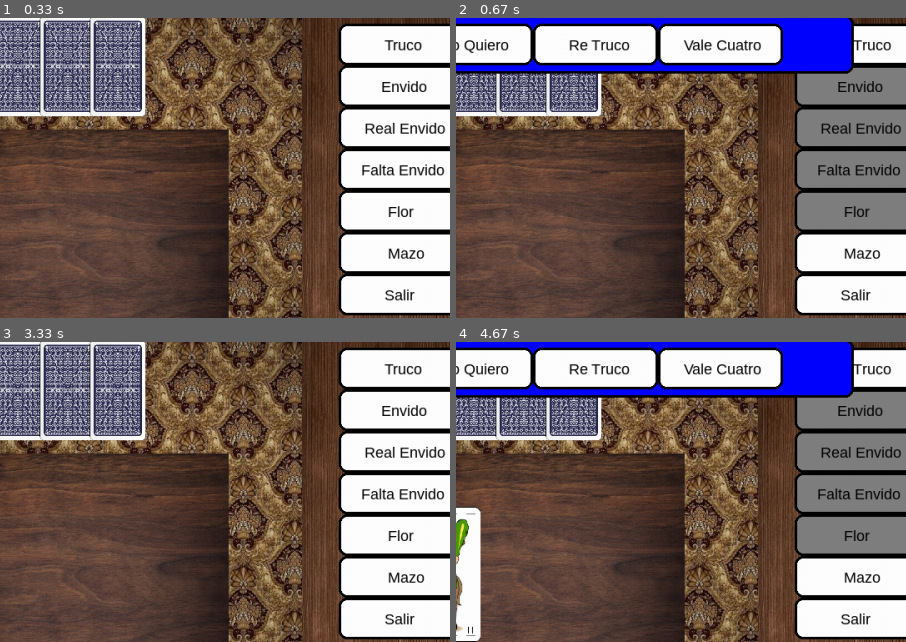
Above: before the commit, frames 1-4 (two rows, left to right).
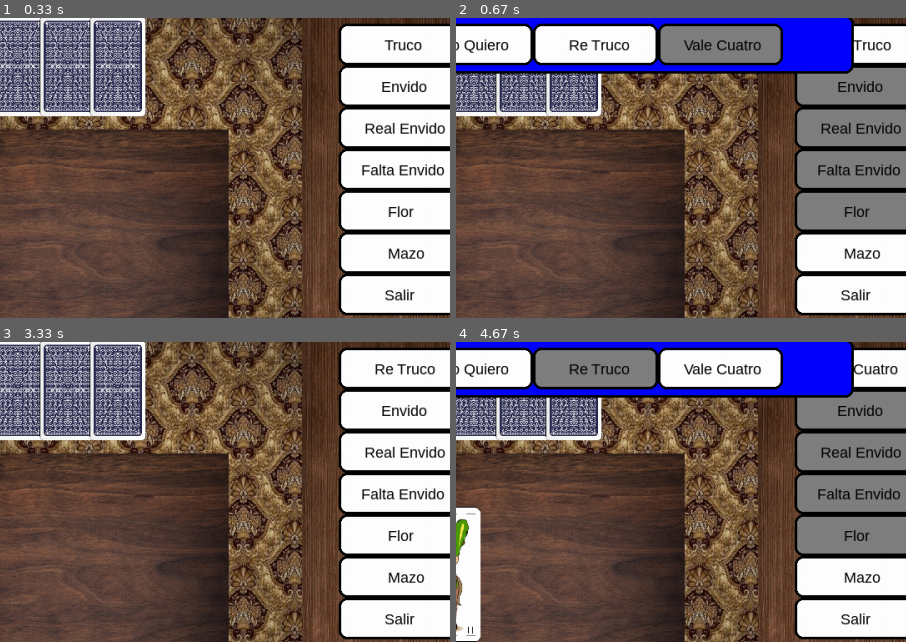
Above: after the commit, the same moments.

Repository: rovifran/aninfo2C23
Game: pygame game, started from src/truco.py
Same seed, same stepped clock (60 frames per second), same inputs: the game is played once before the commit and once after it.
Inputs (mouse positions are % of the whole screen's width and height, from its top left):
- Up to frame 1 (0.33 s): no input
- Up to frame 2 (0.67 s): click "Truco" at 0.38 s
- Up to frame 3 (3.33 s): press the mouse at (56, 86) at 0.7 s; move the mouse to (35, 67) at 0.8 s; release the mouse at (14, 47) at 0.93 s; press the mouse at (43, 9) at 1.03 s; move the mouse to (31, 20) at 1.13 s; release the mouse at (18, 31) at 1.27 s; click (88, 13) at 3.28 s
- Up to frame 4 (4.67 s): press the mouse at (42, 86) at 3.6 s; move the mouse to (39, 58) at 3.7 s; release the mouse at (36, 29) at 3.83 s; click "Quiero" at 3.95 s; click (86, 9) at 4.28 s, where only the run after the commit has a clickable "Re Truco"; click "Vale Cuatro" at 4.62 s
The pictures show only the part of the screen within x 41-91%, y 4-54%; the shares and areas given below are measured in that part.

Frame 1 is identical in both runs. In frame 2, 3.3% of the frame differs, in the area x 45-73%, y 2-15%; in frame 3, 0.3%; in frame 4, 3.5%, in the area x 17-99%, y 2-15%.

Commit message:
truco casi cocinado faltan un par de casitos importanes jeje

Diff:
--- a/src/truco.py
+++ b/src/truco.py
@@ -128,7 +128,7 @@
     PARTIDASURF.blit(button_font.render(f'{jugador_1.puntos}', True, BLACK), (SCREEN_WIDTH/20, SCREEN_HEIGHT/20 + PICTURE_SIZE + 20 + 50))
     PARTIDASURF.blit(button_font.render(f'{jugador_2.puntos}', True, BLACK), (SCREEN_WIDTH/20 + PICTURE_SIZE + 20, SCREEN_HEIGHT/20 + PICTURE_SIZE + 20 + 50))
 
-def botones_display(truco_actual,se_puede_cantar_truco,  se_puede_cantar_tantos, falta_envido_cantado, real_envio_cantado, envido_cantado):
+def botones_display(truco_actual, se_puede_cantar_truco,  se_puede_cantar_tantos, falta_envido_cantado, real_envio_cantado, envido_cantado):
     # Display y anuncio
     PARTIDASURF.blit(display, (SCREEN_WIDTH*(1-1/4), SCREEN_HEIGHT/25))
     PARTIDASURF.blit(coto, (SCREEN_WIDTH*(1-1/4) + 10, SCREEN_HEIGHT*6/10))
@@ -189,8 +189,13 @@
 
         render_boton(PARTIDASURF, truco_quiero_button_pos, 'Quiero')
         render_boton(PARTIDASURF, truco_no_quiero_button_pos, 'No Quiero')
-        render_boton(PARTIDASURF, truco_re_truco_button_pos, 'Re Truco')
-        render_boton(PARTIDASURF, truco_vale_cuatro_button_pos, 'Vale Cuatro')
+        render_boton(PARTIDASURF, truco_re_truco_button_pos, 'Re Truco', color_boton=GRAY)
+        render_boton(PARTIDASURF, truco_vale_cuatro_button_pos, 'Vale Cuatro', color_boton=GRAY)
+
+        if partida.jugador_actual.canto_truco_actual == "RETRUCO":
+            render_boton(PARTIDASURF, truco_re_truco_button_pos, 'Re Truco')
+        if partida.jugador_actual.canto_truco_actual == "VALE_CUATRO":
+            render_boton(PARTIDASURF, truco_vale_cuatro_button_pos, 'Vale Cuatro')
 
 def mostrar_opciones_envido(partida, envido_envido_cantado, real_envio_cantado, falta_envido_cantado):
      if partida.envido_actual != None:
@@ -244,13 +249,12 @@
     real_envio_cantado = False
     falta_envido_cantado = False
 
-    truco_etapas = ["Truco", "Re Truco", "Vale Cuatro"]
-    truco_etapa_actual = 0
+    truco_etapas = ["VALE_CUATRO", "RETRUCO", "TRUCO"]
 
     truco_botones_a_etapas = {
-        "Truco": "TRUCO",
-        "Re Truco": "RETRUCO",
-        "Vale Cuatro": "VALE_CUATRO"
+        "TRUCO" : "Truco",
+        "RETRUCO" : "Re Truco",
+        "VALE_CUATRO" : "Vale Cuatro"
     }
 
 
@@ -276,7 +280,6 @@
             partida.iniciar_mano()
 
 
-
         for event in pygame.event.get():
             if event.type == QUIT or (event.type == KEYDOWN and event.key == K_ESCAPE):
                 pygame.quit()
@@ -289,7 +292,14 @@
 
             mostrar_mesa(mesa, jugador_actual)
             puntos_display(p1, p2)
-            botones_display(truco_etapas[truco_etapa_actual], se_puede_cantar_truco, se_puede_cantar_tantos, falta_envido_cantado, real_envio_cantado, envido_cantado)
+
+            if truco_etapas == []:
+                truco_actual_lindo = "-"
+            else:
+                truco_actual_lindo = truco_botones_a_etapas[truco_etapas[-1]]
+
+
+            botones_display(truco_actual_lindo, se_puede_cantar_truco, se_puede_cantar_tantos, falta_envido_cantado, real_envio_cantado, envido_cantado)
 
             mostrar_cartas(jugador_actual, False)
             mostrar_cartas(jugador_oponente, True)
@@ -297,8 +307,8 @@
             mostrar_cartel_turno(jugador_actual)
 
             mostrar_opciones_envido(partida, envido_envido_cantado, real_envio_cantado, falta_envido_cantado)
-
-            mostrar_opciones_truco(partida)
+            if se_canto_truco:
+                mostrar_opciones_truco(partida)
 
             # drag cartas
             if event.type == pygame.MOUSEBUTTONDOWN:
@@ -308,15 +318,20 @@
                 card_down_sound.play()
 
                 # Check si toco boton
-                if truco_button_pos.collidepoint(event.pos) and se_puede_cantar_truco:
-
-                    truco_a_llamar = truco_botones_a_etapas[truco_etapas[truco_etapa_actual]]
+                if truco_button_pos.collidepoint(event.pos) and se_puede_cantar_truco and jugador_actual.canto_truco_actual != "-":
+                    truco_a_llamar = truco_etapas.pop()
+
+                    if truco_etapas == []:
+                        jugador_oponente.canto_truco_actual = "-"
+                    else:
+                        jugador_oponente.canto_truco_actual = truco_etapas[-1]
+
+                    jugador_actual.canto_truco_actual = "-"
+
                     partida.cantar_truco(truco_a_llamar)
                     se_canto_truco  = True
                     se_puede_cantar_tantos = False
                     print("Canto " + partida.truco_actual.fase)
-                    if truco_etapa_actual < 2:
-                        truco_etapa_actual += 1
 
                 elif envido_button_pos.collidepoint(event.pos) and se_puede_cantar_tantos and not falta_envido_cantado and not real_envio_cantado and not envido_envido_cantado:
                     print("Canto envido")
@@ -340,9 +355,6 @@
                     print("Mazo")
                 elif salir_button_pos.collidepoint(event.pos):
                     print("Salir")
-
-
-
 
                 # Check botones de envido
                 if se_puede_cantar_tantos and envido_cantado:
@@ -355,7 +367,6 @@
                         display_cartel_envido(PARTIDASURF, res)
                         partida._resetear_envido()
 
-
                     elif envido_no_quiero_button_pos.collidepoint(event.pos):
                         print("No quiero envido")
                         puntos = partida.envido_actual.rechazar_envido()
@@ -365,20 +376,17 @@
 
                     elif envido_envido_button_pos.collidepoint(event.pos) and not falta_envido_cantado and not real_envio_cantado and not envido_envido_cantado:
                         print("Envido")
-
                         envido_envido_cantado = True
                         partida.cantar_envido("ENVIDO")
 
                     elif envido_real_envido_button_pos.collidepoint(event.pos) and not falta_envido_cantado and not real_envio_cantado:
                         print("Real Envido")
-
                         real_envio_cantado = True
                         partida.envido_actual.aceptar_envido()
                         partida.cantar_envido("REALENVIDO")
 
                     elif envido_falta_envido_button_pos.collidepoint(event.pos) and not falta_envido_cantado:
                         print("Falta Envido")
-
                         falta_envido_cantado = True
                         partida.envido_actual.aceptar_envido()
                         partida.cantar_envido("FALTAENVIDO")
@@ -386,27 +394,32 @@
                 if se_canto_truco:
                     if truco_quiero_button_pos.collidepoint(event.pos):
                         print("Quiero truco")
+                        se_canto_truco = False
                         partida.aceptar_truco()
-                        partida.truco_actual = None
-
+
+                        #partida.truco_actual = None
 
                     elif truco_no_quiero_button_pos.collidepoint(event.pos):
                         print("No quiero truco")
                         puntos = partida.truco_actual.rechazar_truco()
-                        partida.truco_actual = None
-                        truco_etapa_actual = 0
+                        #partida.truco_actual = None
+                        se_canto_truco = False
                         partida.ganador_final_mano = jugador_oponente
                         gano_ronda = True
 
-                    elif truco_re_truco_button_pos.collidepoint(event.pos):
+                    elif truco_re_truco_button_pos.collidepoint(event.pos) and jugador_actual.canto_truco_actual == "RETRUCO":
                         print("Re Truco")
+                        truco_etapas.pop()
+                        jugador_oponente.canto_truco_actual = "VALE_CUATRO"
+                        jugador_actual.canto_truco_actual = "-"
                         partida.cantar_truco("RETRUCO")
-                        truco_etapa_actual = 1
-
-                    elif truco_vale_cuatro_button_pos.collidepoint(event.pos):
+
+                    elif truco_vale_cuatro_button_pos.collidepoint(event.pos) and jugador_actual.canto_truco_actual == "VALE_CUATRO":
                         print("Vale Cuatro")
-                        partida.cantar_truco("VALECUATRO")
-                        truco_etapa_actual = 2
+                        jugador_actual.canto_truco_actual = "-"
+                        truco_etapas.pop()
+                        partida.cantar_truco("VALE_CUATRO")
+
 
 
                 if coto_boton.collidepoint(event.pos):
